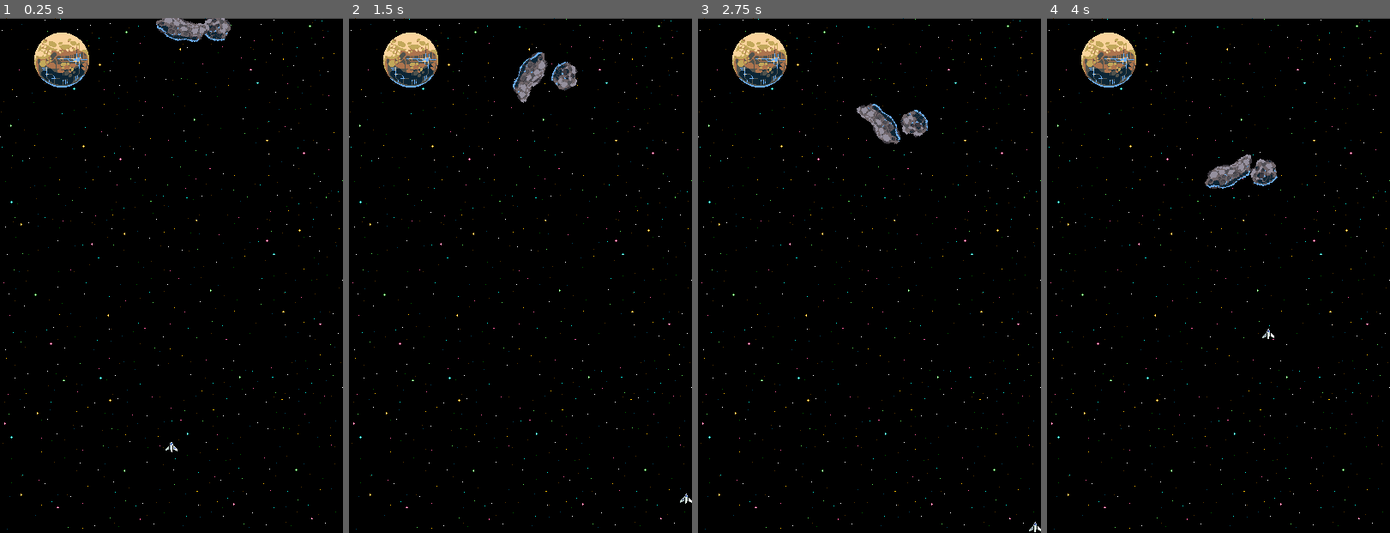
Above: before the commit, frames 1-4 (left to right).
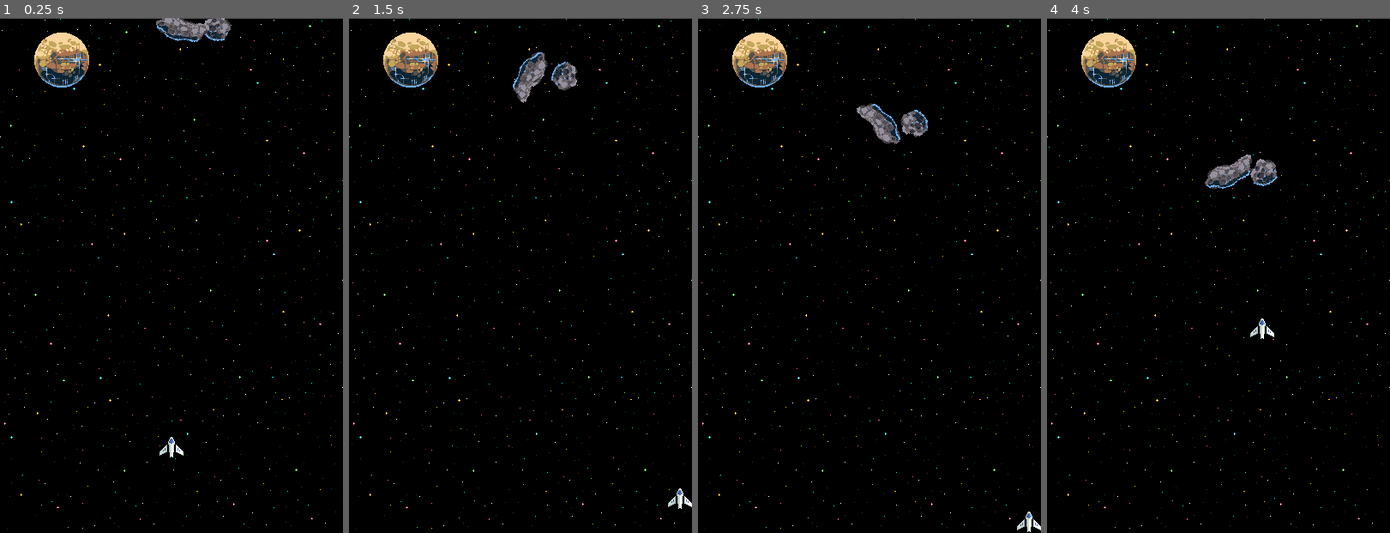
Above: after the commit, the same moments.

Repository: locwa/Policarpio-GAMDES1
Game: Godot game, scene res://scenes/Level/Level.tscn
Same seed, same stepped clock (60 frames per second), same inputs: the game is played once before the commit and once after it.
Inputs:
- Up to frame 1 (0.25 s): no input
- Up to frame 2 (1.5 s): hold D (move_right) 0.53-1.28 s; hold S (move_down) from 1.28 s (still down)
- Up to frame 3 (2.75 s): release S (move_down) at 2.03 s; hold D (move_right) from 2.03 s (still down)
- Up to frame 4 (4 s): release D (move_right) at 2.78 s; hold W (move_up) 2.78-3.53 s; hold A (move_left) from 3.53 s (still down)

The runs differ from the first frame. In frame 1, 0.1% of the frame differs, in the area x 46-54%, y 81-86%; in frame 2, 0.1%, in the area x 93-100%, y 91-96%; in frame 3, 0.1%; in frame 4, 0.1%.

Commit message:
made some changes

Diff:
--- a/scenes/Enemies/asteroid.gd
+++ b/scenes/Enemies/asteroid.gd
@@ -2,7 +2,7 @@
 
 func _on_body_entered(body):
 	print('body entered')
-	print(body)
+	print(body.name)
 
 # Function when the node enters the scenetree for the first time
 func _ready():
--- a/scenes/Level/Level.tscn
+++ b/scenes/Level/Level.tscn
@@ -71,33 +71,33 @@
 
 [node name="Borders" type="Node2D" parent="."]
 
-[node name="StaticBody2D" type="StaticBody2D" parent="Borders"]
+[node name="LeftBorder" type="StaticBody2D" parent="Borders"]
 
-[node name="CollisionShape2D" type="CollisionShape2D" parent="Borders/StaticBody2D"]
+[node name="CollisionShape2D" type="CollisionShape2D" parent="Borders/LeftBorder"]
 position = Vector2(-5.5, 300)
 shape = SubResource("RectangleShape2D_a54cq")
 
-[node name="StaticBody2D2" type="StaticBody2D" parent="Borders"]
+[node name="RightBorder" type="StaticBody2D" parent="Borders"]
 position = Vector2(411, 0)
 
-[node name="CollisionShape2D" type="CollisionShape2D" parent="Borders/StaticBody2D2"]
+[node name="CollisionShape2D" type="CollisionShape2D" parent="Borders/RightBorder"]
 position = Vector2(-5.5, 300)
 shape = SubResource("RectangleShape2D_a54cq")
 
-[node name="StaticBody2D3" type="StaticBody2D" parent="Borders"]
+[node name="TopBorder" type="StaticBody2D" parent="Borders"]
 position = Vector2(590, 0)
 rotation = 1.56929
 
-[node name="CollisionShape2D" type="CollisionShape2D" parent="Borders/StaticBody2D3"]
+[node name="CollisionShape2D" type="CollisionShape2D" parent="Borders/TopBorder"]
 position = Vector2(-6.58754, 389.991)
 scale = Vector2(1.19264, -0.701591)
 shape = SubResource("RectangleShape2D_a54cq")
 
-[node name="StaticBody2D4" type="StaticBody2D" parent="Borders"]
+[node name="BottomBorder" type="StaticBody2D" parent="Borders"]
 position = Vector2(590, 612)
 rotation = 1.57133
 
-[node name="CollisionShape2D" type="CollisionShape2D" parent="Borders/StaticBody2D4"]
+[node name="CollisionShape2D" type="CollisionShape2D" parent="Borders/BottomBorder"]
 position = Vector2(-6.58754, 389.991)
 scale = Vector2(1.19264, -0.701591)
 shape = SubResource("RectangleShape2D_a54cq")
--- a/scenes/Player/PlayerShip.tscn
+++ b/scenes/Player/PlayerShip.tscn
@@ -4,6 +4,7 @@
 [ext_resource type="Script" uid="uid://bmdd76flj0eg4" path="res://scenes/Player/player_ship.gd" id="1_x4jbp"]
 
 [node name="Player" type="CharacterBody2D" groups=["player"]]
+scale = Vector2(1.5, 1.5)
 script = ExtResource("1_x4jbp")
 
 [node name="Sprite2D" type="Sprite2D" parent="."]
--- a/scenes/Player/player_ship.gd
+++ b/scenes/Player/player_ship.gd
@@ -6,7 +6,7 @@
 	#starting position
 	position = Vector2(200,500)
 	# ship scale
-	scale =Vector2(.50,.50)
+	scale =Vector2(1,1)
 	# Called every single frame. 'delta' time account for frame rate differences
 
 # it is the elapsed time since the previous frame
